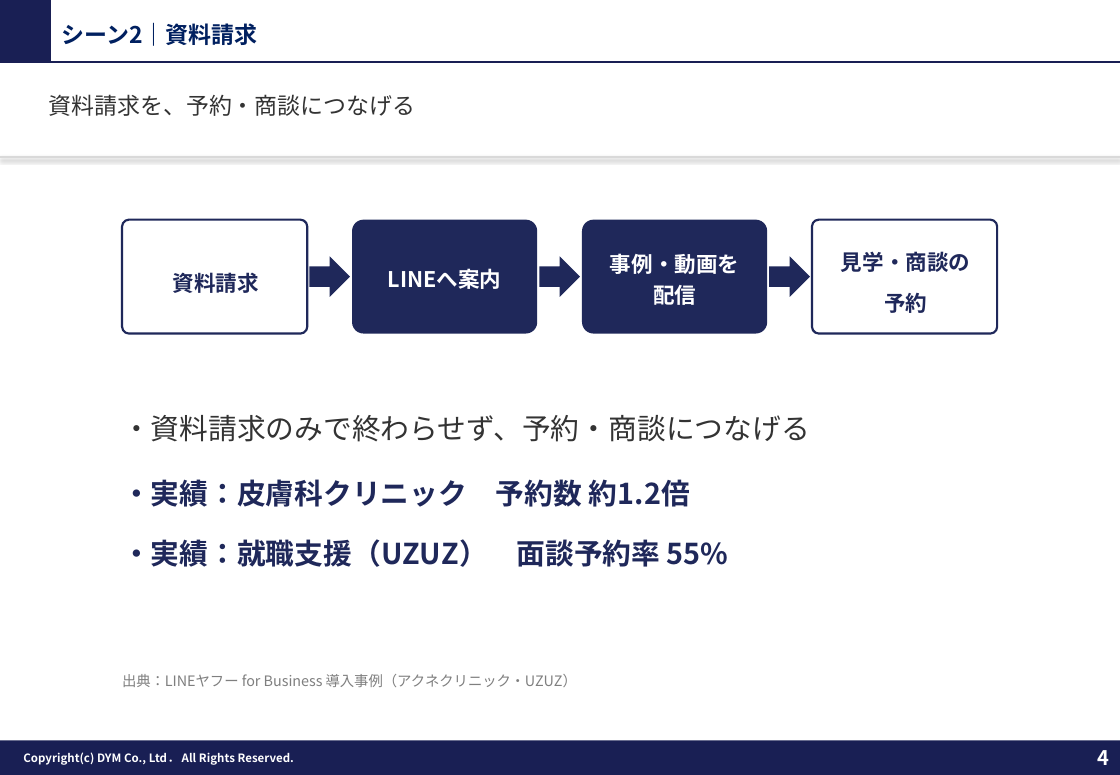
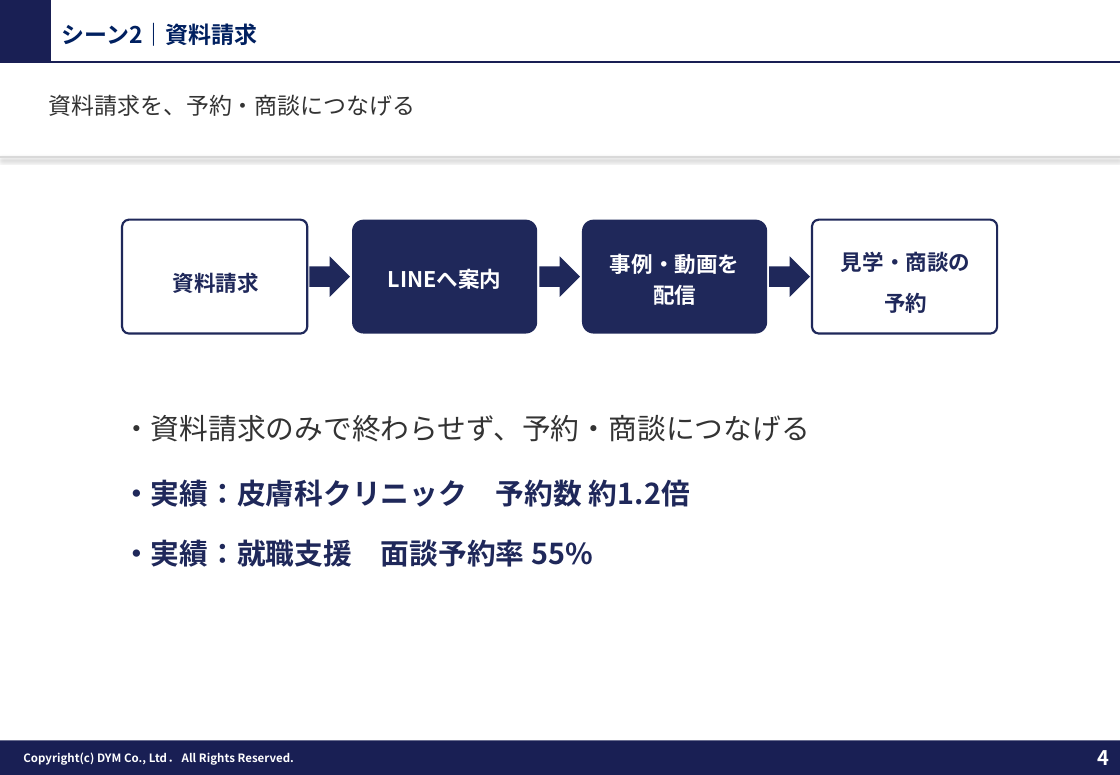
Before and after one commit to tonomura-r-dev/folder, a slide deck: slide 4 of 20261002_サンクスLINEのご提案.pptx. Drawn at 1120x775 pixels with LibreOffice and Linux fonts; fonts in the diff are those of the drawing; background and template pictures are left out. Boxes give left, top, right and bottom in pixels: in the first picture for what was removed or moved away, otherwise in the second. Text is boxed around its words. In the diff, an @@ line names an element or a change of style, - is before the commit and + after.

```diff
--- a/20261002_サンクスLINEのご提案.pptx
+++ b/20261002_サンクスLINEのご提案.pptx
@@ text at bbox=[122, 539, 593, 567]: text changed @@
-・実績：就職支援（UZUZ） 面談予約率 55%
+・実績：就職支援 面談予約率 55%
@@ text removed at bbox=[122, 674, 577, 687] @@
-出典：LINEヤフー for Business 導入事例（アクネクリニック・UZUZ）
```
Also in this commit, not shown: 3 other slides changed, 15 other files.
